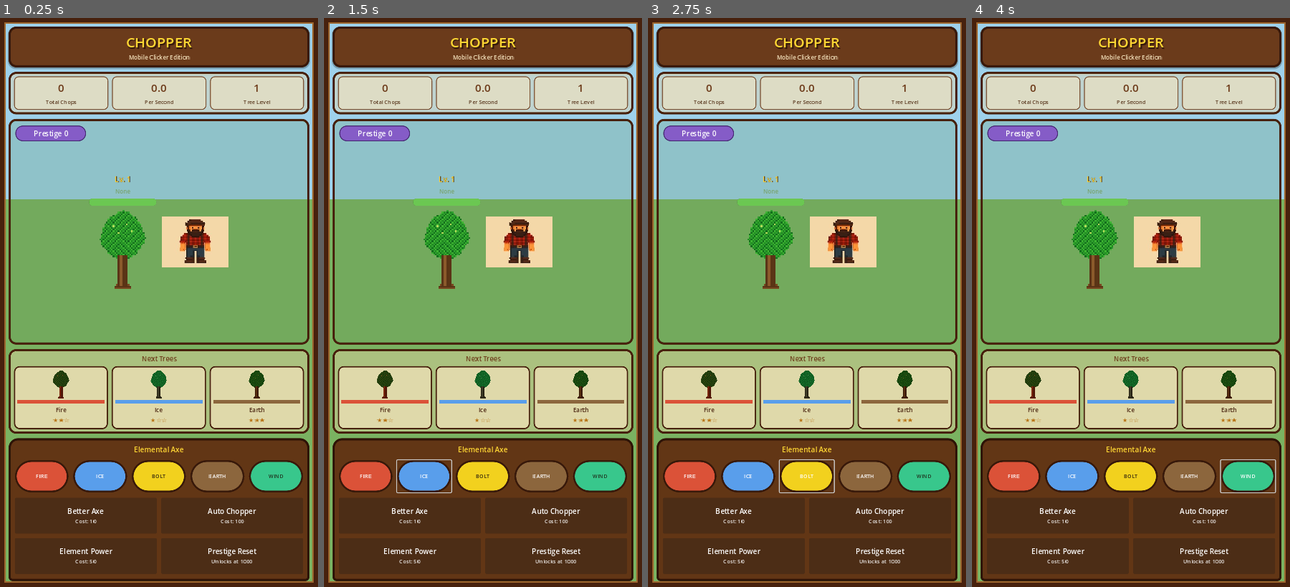
Above: before the commit, frames 1-4 (left to right).
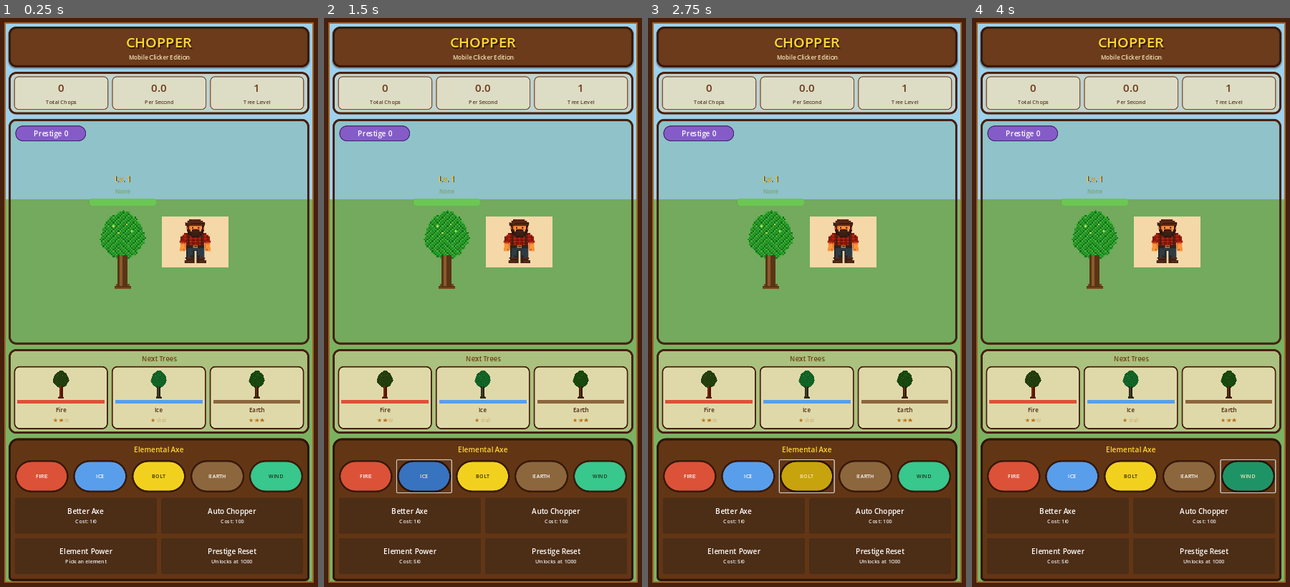
Above: after the commit, the same moments.

Repository: thurtea/chopper
Game: Godot game, scene res://scenes/main.tscn
Two runs of this game, one before a commit and one after it. Both use one fixed random seed, a clock stepped at 60 frames per second and the inputs below.
Inputs:
- Up to frame 1 (0.25 s): no input
- Up to frame 2 (1.5 s): click "FIRE" at 0.5 s; click "ICE" at 1.25 s
- Up to frame 3 (2.75 s): click "BOLT" at 2 s
- Up to frame 4 (4 s): click "EARTH" at 2.75 s; click "WIND" at 3.5 s

The runs differ from the first frame. In frame 1, less than 0.1% of the frame differs, in the area x 20-34%, y 95-96%; in frame 2, 0.7%; in frame 3, 0.7%, in the area x 41-58%, y 77-84%; in frame 4, 0.7%.

Commit message:
Implement Prompt 3.2: elemental selector buttons, visual indicators, and matching-element damage fix

Diff:
--- a/mobile/ChopperMobile/autoload/game_state.gd
+++ b/mobile/ChopperMobile/autoload/game_state.gd
@@ -199,22 +199,26 @@
 	return true
 
 
+## Prompt 3.2: the five Fire/Ice/Bolt/Earth/Wind buttons call this to set
+## which element Element Power will activate on the next purchase.
+func select_element(element: TreeData.Element) -> void:
+	chopper.selected_element = element
+	stats_changed.emit()
+
+
 ## Activates Element Power for the next UpgradeConfig.ELEMENT_POWER_TREES
-## trees. Which element gets activated is a placeholder random pick: the
-## five Fire/Ice/Bolt/Earth/Wind buttons already exist in the scene but
-## wiring them up as the real selector is explicitly Prompt 3.2's job
-## ("The five elemental buttons ... select which element will be used
-## when the player buys Element Power"), not started here.
+## trees, using whichever element select_element() last set. Requires a
+## selection first (Prompt 2.2's own placeholder random pick is gone as of
+## Prompt 3.2): with no element chosen, there is nothing meaningful to
+## activate, so this fails the same way an unaffordable purchase does.
 func buy_element_power() -> bool:
+	if chopper.selected_element == TreeData.Element.NONE:
+		return false
 	if chops < UpgradeConfig.ELEMENT_POWER_COST:
 		return false
 	chops -= UpgradeConfig.ELEMENT_POWER_COST
 	element_power_level += 1
-	var elements: Array[TreeData.Element] = [
-		TreeData.Element.FIRE, TreeData.Element.ICE, TreeData.Element.BOLT,
-		TreeData.Element.EARTH, TreeData.Element.WIND,
-	]
-	chopper.active_element = elements[randi() % elements.size()]
+	chopper.active_element = chopper.selected_element
 	chopper.element_trees_remaining = UpgradeConfig.ELEMENT_POWER_TREES
 	stats_changed.emit()
 	return true
--- a/mobile/ChopperMobile/scenes/main.tscn
+++ b/mobile/ChopperMobile/scenes/main.tscn
@@ -7,6 +7,8 @@
 [ext_resource type="PackedScene" path="res://scenes/tree_preview_card.tscn" id="5_preview"]
 [ext_resource type="AudioStream" path="res://assets/audio/axe-impact.mp3" id="6_hitsfx"]
 
+[sub_resource type="ButtonGroup" id="ElementButtonGroup"]
+
 [sub_resource type="StyleBoxFlat" id="StyleBoxFlat_fire"]
 bg_color = Color(0.86, 0.32, 0.22, 1)
 border_width_left = 4
@@ -376,11 +378,24 @@
 stretch_mode = 5
 texture_filter = 1
 
-[node name="ChopperSprite" type="TextureRect" parent="Margin/Layout/PlayArea/PlayInner/CenterStage/StageRow"]
+[node name="ChopperColumn" type="VBoxContainer" parent="Margin/Layout/PlayArea/PlayInner/CenterStage/StageRow"]
+layout_mode = 2
+size_flags_vertical = 8
+theme_override_constants/separation = 6
+alignment = 1
+
+[node name="ChopperElementBadge" type="Label" parent="Margin/Layout/PlayArea/PlayInner/CenterStage/StageRow/ChopperColumn"]
+unique_name_in_owner = true
+layout_mode = 2
+theme_override_colors/font_color = Color(0.85, 0.95, 0.7, 1)
+theme_override_font_sizes/font_size = 13
+text = ""
+horizontal_alignment = 1
+
+[node name="ChopperSprite" type="TextureRect" parent="Margin/Layout/PlayArea/PlayInner/CenterStage/StageRow/ChopperColumn"]
 unique_name_in_owner = true
 custom_minimum_size = Vector2(150, 210)
 layout_mode = 2
-size_flags_vertical = 8
 pivot_offset = Vector2(75, 170)
 texture = ExtResource("2_chopper")
 expand_mode = 1
@@ -472,9 +487,12 @@
 alignment = 1
 
 [node name="Fire" type="Button" parent="Margin/Layout/BottomPanel/BottomInner/ElementRow"]
+unique_name_in_owner = true
 custom_minimum_size = Vector2(72, 72)
 layout_mode = 2
 size_flags_horizontal = 3
+toggle_mode = true
+button_group = SubResource("ElementButtonGroup")
 theme_override_colors/font_color = Color(1, 1, 1, 1)
 theme_override_font_sizes/font_size = 12
 theme_override_styles/hover = SubResource("StyleBoxFlat_fire")
@@ -483,9 +501,12 @@
 text = "FIRE"
 
 [node name="Ice" type="Button" parent="Margin/Layout/BottomPanel/BottomInner/ElementRow"]
+unique_name_in_owner = true
 custom_minimum_size = Vector2(72, 72)
 layout_mode = 2
 size_flags_horizontal = 3
+toggle_mode = true
+button_group = SubResource("ElementButtonGroup")
 theme_override_colors/font_color = Color(1, 1, 1, 1)
 theme_override_font_sizes/font_size = 12
 theme_override_styles/hover = SubResource("StyleBoxFlat_ice")
@@ -494,9 +515,12 @@
 text = "ICE"
 
 [node name="Bolt" type="Button" parent="Margin/Layout/BottomPanel/BottomInner/ElementRow"]
+unique_name_in_owner = true
 custom_minimum_size = Vector2(72, 72)
 layout_mode = 2
 size_flags_horizontal = 3
+toggle_mode = true
+button_group = SubResource("ElementButtonGroup")
 theme_override_colors/font_color = Color(0.2, 0.15, 0.05, 1)
 theme_override_font_sizes/font_size = 12
 theme_override_styles/hover = SubResource("StyleBoxFlat_bolt")
@@ -505,9 +529,12 @@
 text = "BOLT"
 
 [node name="Earth" type="Button" parent="Margin/Layout/BottomPanel/BottomInner/ElementRow"]
+unique_name_in_owner = true
 custom_minimum_size = Vector2(72, 72)
 layout_mode = 2
 size_flags_horizontal = 3
+toggle_mode = true
+button_group = SubResource("ElementButtonGroup")
 theme_override_colors/font_color = Color(1, 1, 1, 1)
 theme_override_font_sizes/font_size = 12
 theme_override_styles/hover = SubResource("StyleBoxFlat_earth")
@@ -516,9 +543,12 @@
 text = "EARTH"
 
 [node name="Wind" type="Button" parent="Margin/Layout/BottomPanel/BottomInner/ElementRow"]
+unique_name_in_owner = true
 custom_minimum_size = Vector2(72, 72)
 layout_mode = 2
 size_flags_horizontal = 3
+toggle_mode = true
+button_group = SubResource("ElementButtonGroup")
 theme_override_colors/font_color = Color(0.12, 0.2, 0.12, 1)
 theme_override_font_sizes/font_size = 12
 theme_override_styles/hover = SubResource("StyleBoxFlat_wind")
--- a/mobile/ChopperMobile/scripts/main.gd
+++ b/mobile/ChopperMobile/scripts/main.gd
@@ -16,6 +16,12 @@
 @onready var element_power_button: Button = %ElementPower
 @onready var prestige_button: Button = %PrestigeReset
 @onready var prestige_hint: Label = %PrestigeHint
+@onready var fire_button: Button = %Fire
+@onready var ice_button: Button = %Ice
+@onready var bolt_button: Button = %Bolt
+@onready var earth_button: Button = %Earth
+@onready var wind_button: Button = %Wind
+@onready var chopper_element_badge: Label = %ChopperElementBadge
 @onready var play_inner: Control = %PlayInner
 @onready var tree_sprite: TextureRect = %TreeSprite
 @onready var chopper_sprite: TextureRect = %ChopperSprite
@@ -35,6 +41,11 @@
 	auto_chopper_button.pressed.connect(func() -> void: GameState.buy_auto_chopper())
 	element_power_button.pressed.connect(func() -> void: GameState.buy_element_power())
 	prestige_button.pressed.connect(func() -> void: GameState.prestige_reset())
+	fire_button.pressed.connect(func() -> void: GameState.select_element(TreeData.Element.FIRE))
+	ice_button.pressed.connect(func() -> void: GameState.select_element(TreeData.Element.ICE))
+	bolt_button.pressed.connect(func() -> void: GameState.select_element(TreeData.Element.BOLT))
+	earth_button.pressed.connect(func() -> void: GameState.select_element(TreeData.Element.EARTH))
+	wind_button.pressed.connect(func() -> void: GameState.select_element(TreeData.Element.WIND))
 	_refresh_ui()
 
 
@@ -71,16 +82,55 @@
 	cps_value.text = "%.1f" % (chopper.auto_chop_rate * chopper.prestige_multiplier)
 	tree_level_value.text = str(tree.tree_level)
 	tree_level_badge.text = "Lv. %d" % tree.tree_level
-	tree_element_badge.text = GameState.element_display_name(tree.element)
-	tree_element_badge.add_theme_color_override(
-		"font_color",
-		GameState.element_color(tree.element).lightened(0.2)
-	)
 	health_bar.max_value = tree.max_health
 	health_bar.value = tree.health
 	prestige_badge.text = "Prestige %d" % GameState.prestige_level
+	_refresh_tree_element_badge(tree, chopper)
+	_refresh_chopper_element_badge(chopper)
 	_refresh_upgrade_buttons(chopper)
+	_refresh_element_buttons(chopper)
 	_refresh_previews()
+
+
+## Prompt 3.2: when Element Power is active, the existing tree element
+## badge also shows whether the active element is favourable or
+## unfavourable against this specific tree, the actual "should I push or
+## prepare" information the design doc's strategic hook depends on. With
+## no Element Power active, this is unchanged from Prompt 1.2: just the
+## tree's own element.
+func _refresh_tree_element_badge(tree: TreeData, chopper: ChopperData) -> void:
+	var base_text := GameState.element_display_name(tree.element)
+	var base_color := GameState.element_color(tree.element).lightened(0.2)
+	if not chopper.has_element_power():
+		tree_element_badge.text = base_text
+		tree_element_badge.add_theme_color_override("font_color", base_color)
+		return
+	var multiplier := TreeData.elemental_multiplier(chopper.active_element, tree.element)
+	if multiplier > 1.0:
+		tree_element_badge.text = base_text + " (Weak!)"
+		tree_element_badge.add_theme_color_override("font_color", Color(1, 0.86, 0.3, 1))
+	elif multiplier < 1.0:
+		tree_element_badge.text = base_text + " (Resist)"
+		tree_element_badge.add_theme_color_override("font_color", Color(0.75, 0.75, 0.8, 1))
+	else:
+		tree_element_badge.text = base_text
+		tree_element_badge.add_theme_color_override("font_color", base_color)
+
+
+## Prompt 3.2's own "clear visual indicator on Chopper ... when an
+## element is active": empty (so nothing shows) whenever Element Power
+## is not active.
+func _refresh_chopper_element_badge(chopper: ChopperData) -> void:
+	if chopper.has_element_power():
+		chopper_element_badge.text = "%s Power (%d left)" % [
+			GameState.element_display_name(chopper.active_element),
+			chopper.element_trees_remaining,
+		]
+		chopper_element_badge.add_theme_color_override(
+			"font_color", GameState.element_color(chopper.active_element).lightened(0.3)
+		)
+	else:
+		chopper_element_badge.text = ""
 
 
 ## Prompt 3.1: real costs (from UpgradeConfig) and afford-gated buttons,
@@ -96,9 +146,14 @@
 
 	if chopper.has_element_power():
 		element_cost.text = "Active: %d left" % chopper.element_trees_remaining
+	elif chopper.selected_element == TreeData.Element.NONE:
+		element_cost.text = "Pick an element"
 	else:
 		element_cost.text = "Cost: %d" % UpgradeConfig.ELEMENT_POWER_COST
-	element_power_button.disabled = GameState.chops < UpgradeConfig.ELEMENT_POWER_COST
+	element_power_button.disabled = (
+		GameState.chops < UpgradeConfig.ELEMENT_POWER_COST
+		or chopper.selected_element == TreeData.Element.NONE
+	)
 
 	var prestige_ready := GameState.can_prestige()
 	if prestige_ready:
@@ -107,6 +162,19 @@
 	else:
 		prestige_hint.text = "Unlocks at %d" % UpgradeConfig.PRESTIGE_CHOP_THRESHOLD
 	prestige_button.disabled = not prestige_ready
+
+
+## Prompt 3.2: keeps the five element buttons' pressed/toggled look in
+## sync with chopper.selected_element. Needed beyond the buttons' own
+## click handling because prestige_reset() (Prompt 3.1) replaces chopper
+## with a fresh ChopperData, which silently un-selects everything without
+## the buttons themselves ever being clicked.
+func _refresh_element_buttons(chopper: ChopperData) -> void:
+	fire_button.button_pressed = chopper.selected_element == TreeData.Element.FIRE
+	ice_button.button_pressed = chopper.selected_element == TreeData.Element.ICE
+	bolt_button.button_pressed = chopper.selected_element == TreeData.Element.BOLT
+	earth_button.button_pressed = chopper.selected_element == TreeData.Element.EARTH
+	wind_button.button_pressed = chopper.selected_element == TreeData.Element.WIND
 
 
 func _refresh_previews() -> void:
--- a/mobile/ChopperMobile/scripts/tree_data.gd
+++ b/mobile/ChopperMobile/scripts/tree_data.gd
@@ -77,11 +77,18 @@
 ## Five-element wheel for Element Power bonuses (Prompt 2.2/3.2): Fire beats
 ## Ice, Ice beats Bolt, Bolt beats Earth, Earth beats Wind, Wind beats Fire.
 ## A closed loop so every element has exactly one favourable and one
-## unfavourable matchup. NONE on either side, or a matching element, is
-## always neutral.
+## unfavourable matchup against a different element. NONE on either side is
+## always neutral. Corrected for Prompt 3.2, whose own design-doc wording
+## ("Matching element = bonus damage. Opposing element = reduced damage.
+## Neutral = normal damage.") makes explicit what Prompt 2.2's own version
+## of this function got wrong: attacking with the same element the tree
+## has is "Matching" (a bonus), not neutral. "Neutral" is reserved for
+## NONE on either side, or two different, non-opposing elements.
 static func elemental_multiplier(attack: Element, defend: Element) -> float:
-	if attack == Element.NONE or defend == Element.NONE or attack == defend:
+	if attack == Element.NONE or defend == Element.NONE:
 		return 1.0
+	if attack == defend:
+		return 1.5
 	var beats := {
 		Element.FIRE: Element.ICE,
 		Element.ICE: Element.BOLT,
Not shown: 1 places in mobile/ChopperMobile/scenes/main.tscn that only renumber resources
Not shown, changed: mobile/tomorrow.md
Not shown, changed: tomorrow.md
